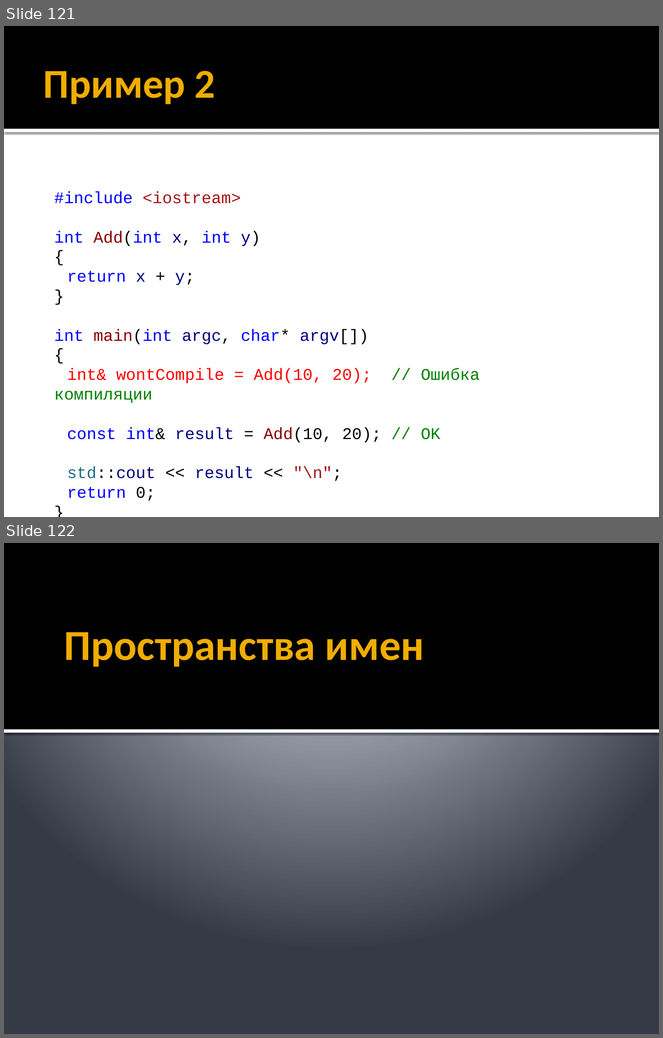
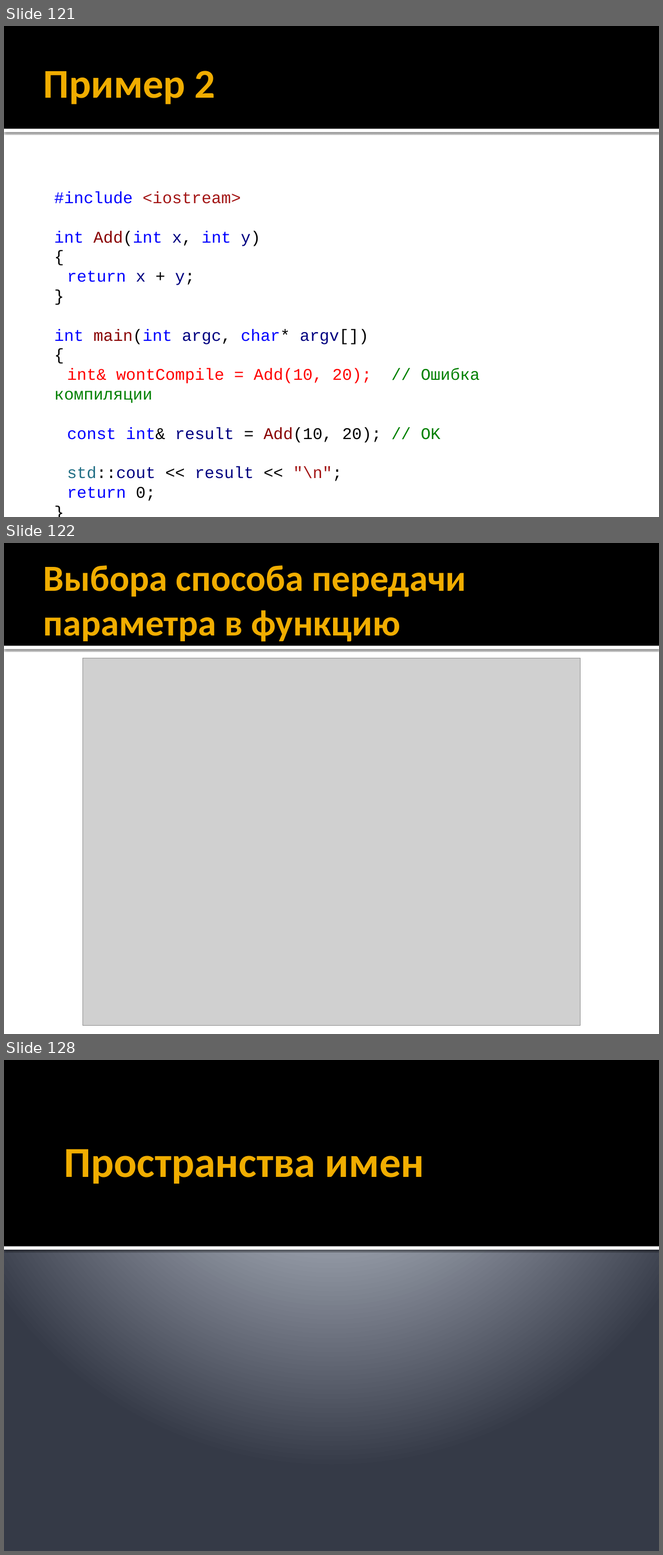
Before and after one commit to alexey-malov/oop, a slide deck: lectures/01/Синтаксис C++.pptx. Shown one above the other, each under a label of ours: slides 121 and 122 before the commit, slides 121, 122 and 128 after it; the slides between them are not shown. The pictures are 663x1038 and 663x1555 pixels, drawn with LibreOffice and Linux fonts; fonts in the diff are those of the drawing; grey boxes stand for pictures. Boxes give left, top, right and bottom in pixels: in the first picture for what was removed or moved away, otherwise in the second. Text is boxed around its words. In the diff, an @@ line names an element or a change of style, - is before the commit and + after.

```diff
--- a/lectures/01/Синтаксис C++.pptx
+++ b/lectures/01/Синтаксис C++.pptx
@@ slide 122 added at [4,543,659,1034], background #FFFFFF; not listed: 2 template elements that a slide beside it also shows @@
@@ title added at [44,565,467,642], 40.5 pt, text #F0AD00, bold @@
+Выбора способа передачи параметра в функцию
@@ picture added at [83,658,581,1026] @@
@@ what was slide 122 is now slide 128 @@
```
Also in this commit, not shown: 5 other slides added, 30 other files.
